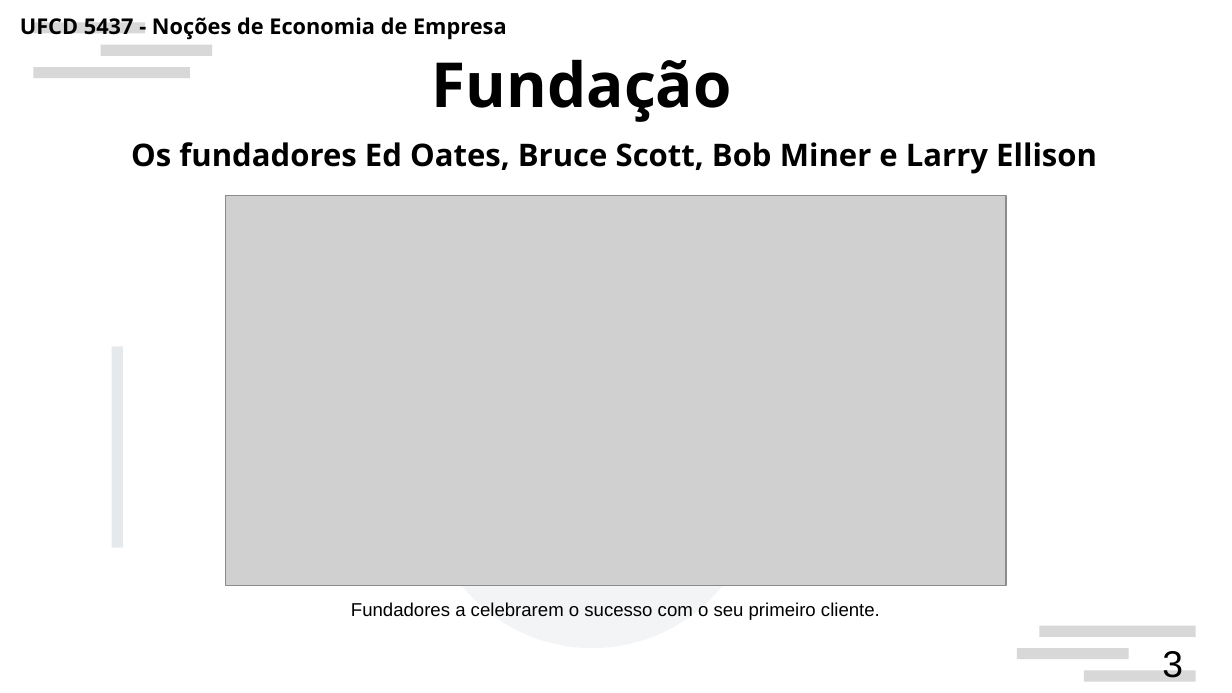
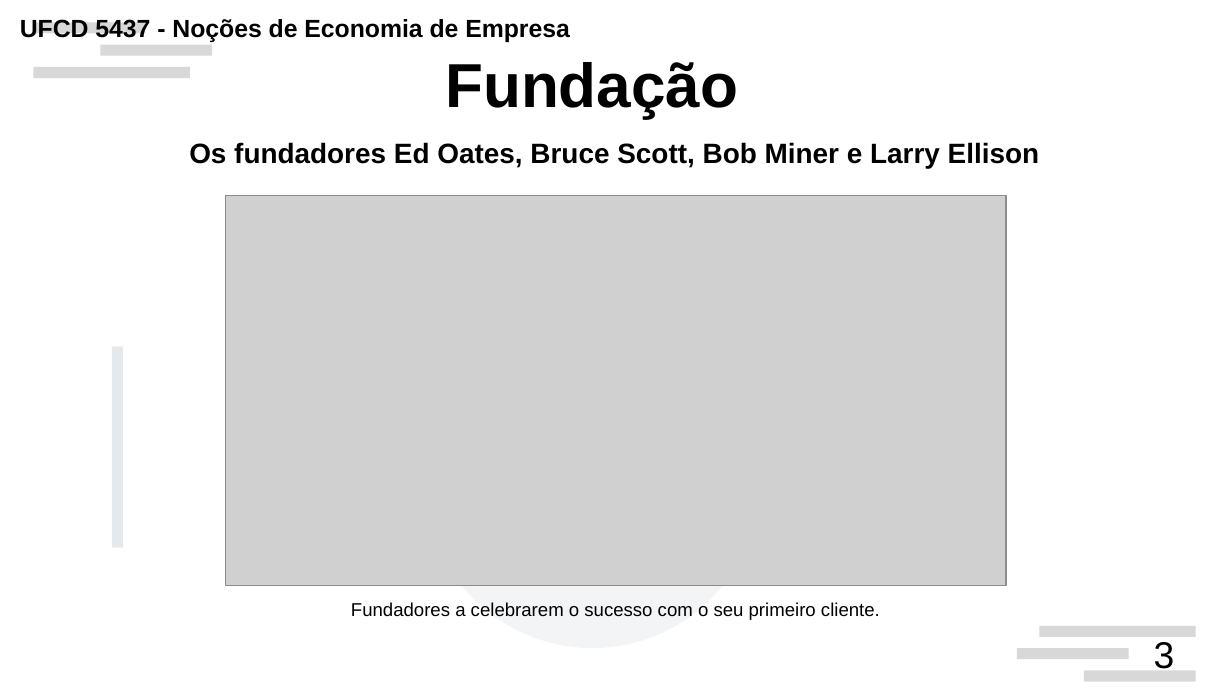
Before and after one commit to JPSCorreia/5437-Nocoes-de-Economia-de-Empresa, a slide deck: slide 3 of Trabalho de Grupo/Trabalho de Grupo - Oracle.pptx. Drawn at 1232x693 pixels with LibreOffice and Linux fonts; fonts in the diff are those of the drawing; grey boxes stand for pictures; background and template pictures are left out. Boxes give left, top, right and bottom in pixels: in the first picture for what was removed or moved away, otherwise in the second. Text is boxed around its words. In the diff, an @@ line names an element or a change of style, - is before the commit and + after.

```diff
--- a/Trabalho de Grupo/Trabalho de Grupo - Oracle.pptx
+++ b/Trabalho de Grupo/Trabalho de Grupo - Oracle.pptx
@@ text "UFCD 5437 - Noções de ..." at (20, 19, 570, 42): size 14 to 16 pt, font Noto Sans to Arial @@
@@ text "Fundação" at (445, 62, 738, 118): font Noto Sans to Arial @@
@@ text "Os fundadores Ed Oates, Bruce ..." at (189, 142, 1039, 168): size 20 to 18 pt, font Noto Sans to Arial @@
@@ page number: place and size @@
-page number at (1162, 651, 1183, 678)
+page number at (1154, 642, 1175, 669)
```
Also in this commit, not shown: 7 other slides changed, 4 slides added, 5 slides removed, 2 other files.
